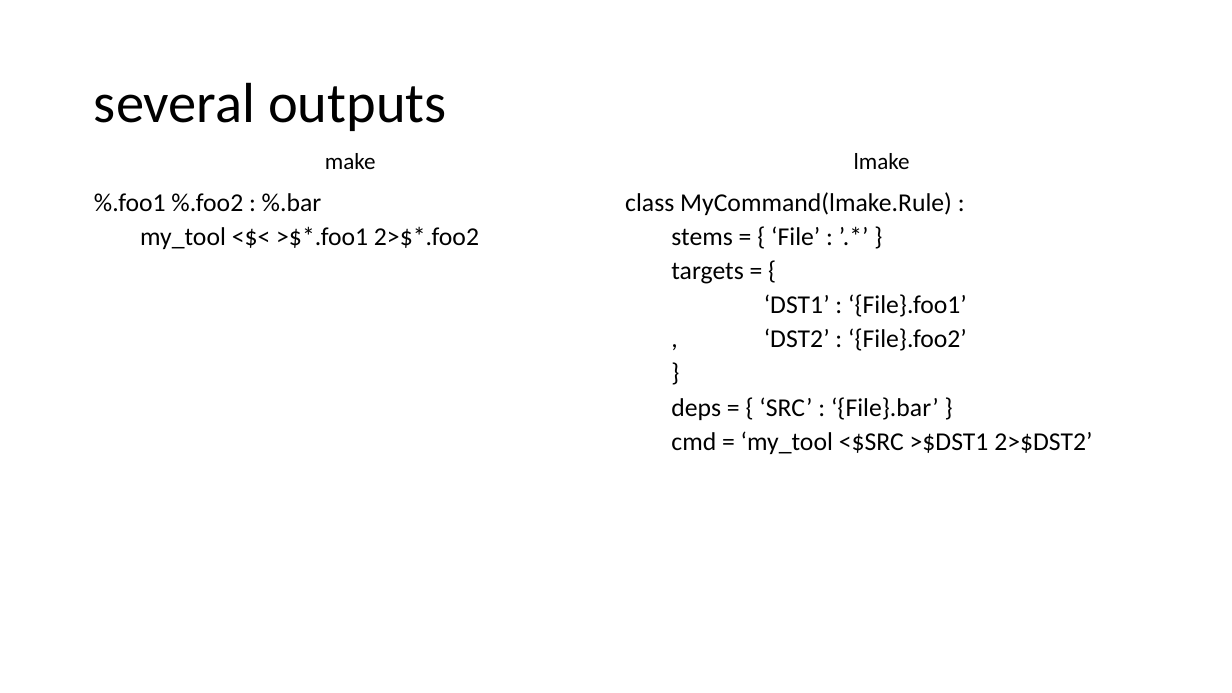
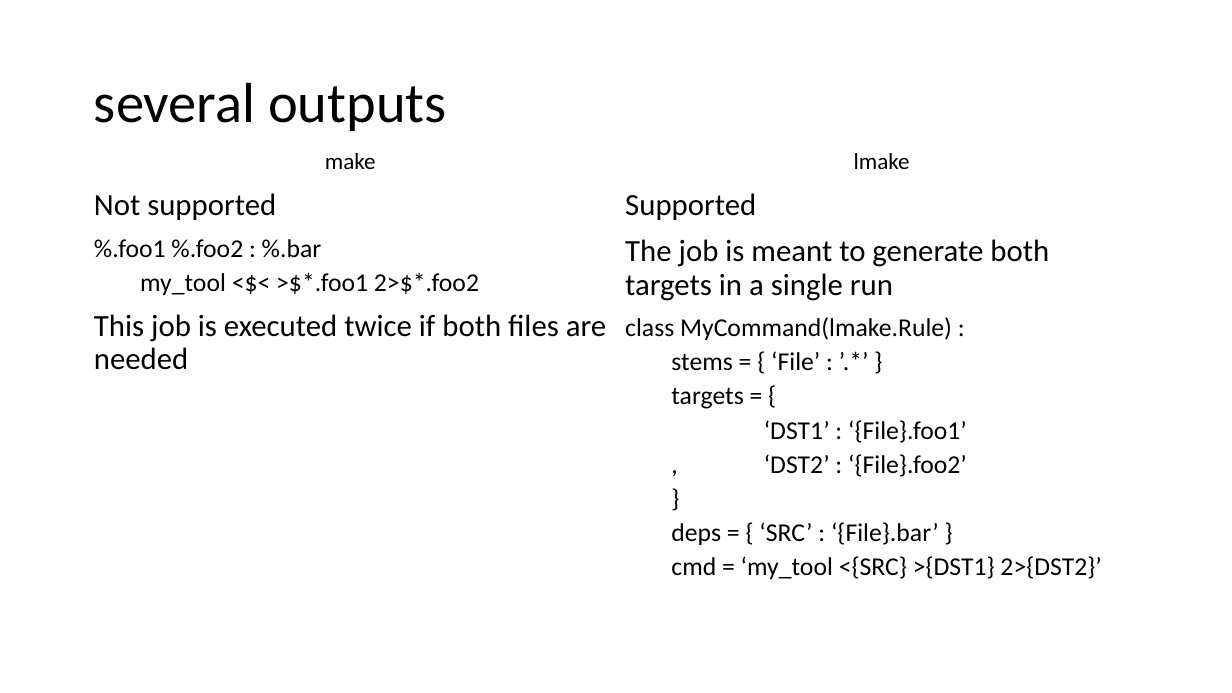
Before and after one commit to cesar-douady/open-lmake, a slide deck: slide 26 of doc/lmake_doc.pptx. Drawn at 1232x693 pixels with LibreOffice and Linux fonts; fonts in the diff are those of the drawing. Boxes give left, top, right and bottom in pixels: in the first picture for what was removed or moved away, otherwise in the second. Text is boxed around its words. In the diff, an @@ line names an element or a change of style, - is before the commit and + after.

```diff
--- a/doc/lmake_doc.pptx
+++ b/doc/lmake_doc.pptx
@@ text at (x1=94, y1=193, x2=276, y2=220): paragraph added @@
+Not supported
@@ text at (x1=625, y1=193, x2=1049, y2=301): paragraphs added @@
+Supported
+The job is meant to generate both targets in a single run
@@ text at (x1=94, y1=314, x2=606, y2=370): paragraph added @@
+This job is executed twice if both files are needed
@@ text at (x1=671, y1=556, x2=1101, y2=579): text changed @@
-  cmd = ‘my_tool <$SRC >$DST1 2>$DST2’
+  cmd = ‘my_tool <{SRC} >{DST1} 2>{DST2}’
```
Also in this commit, not shown: 16 other slides changed, 5 slides removed, 5 other files.
